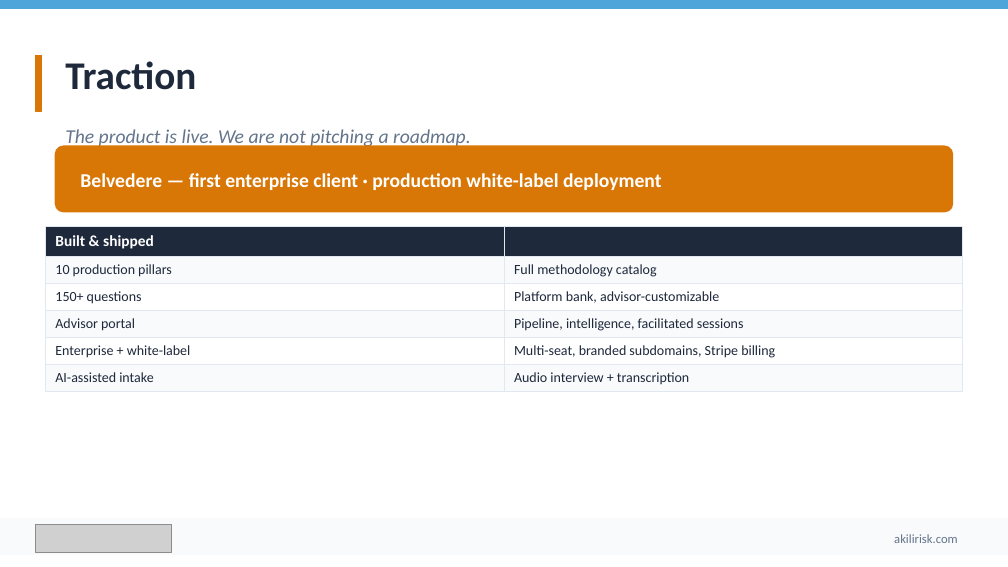
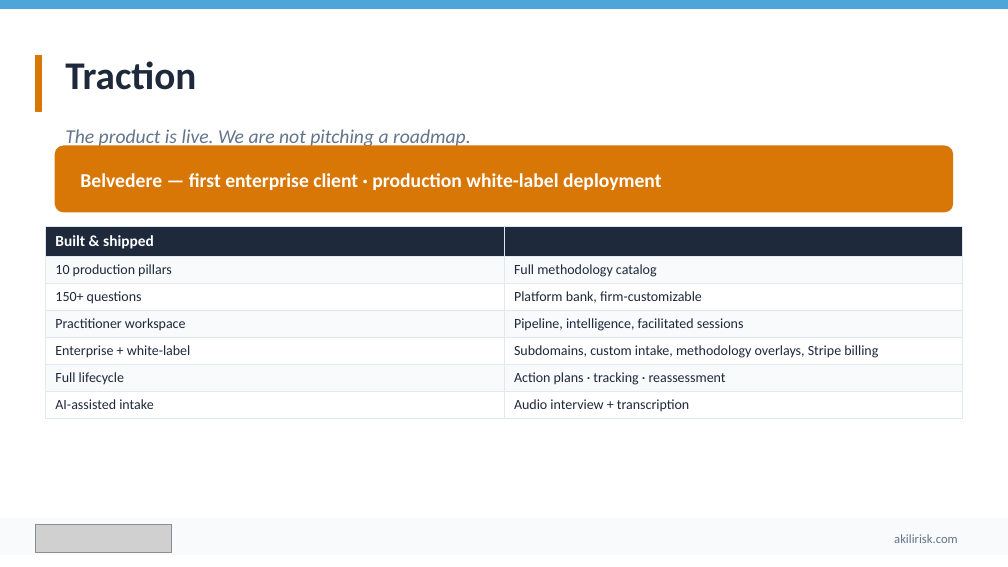
Before and after one commit to ebillyweb/AKILIRisk, a slide deck: slide 12 of docs/pitch-decks/Akili-Investor-Deck.pptx. Drawn at 1008x567 pixels with LibreOffice and Linux fonts; fonts in the diff are those of the drawing; grey boxes stand for pictures. Boxes give left, top, right and bottom in pixels: in the first picture for what was removed or moved away, otherwise in the second. Text is boxed around its words. In the diff, an @@ line names an element or a change of style, - is before the commit and + after.

Commit message:
refactor: update pitch deck content and positioning for professional firms
- Revised the pitch deck to emphasize AKILI as a governance intelligence platform for affluent families and the professional firms that serve them, rather than solely for wealth advisors.
- Updated key messaging across multiple slides to reflect a unified approach to family governance, highlighting the collaborative role of various professionals (CPAs, estate attorneys, etc.) in managing family risk.
- Enhanced descriptions of the product's features and benefits to align with the new positioning, ensuring clarity on the platform's value proposition for both families and professional firms.
- Adjusted the business model and market segmentation to better represent the diverse professional audience and their specific needs.
- Made corresponding updates to related documentation and outreach templates to maintain consistency in messaging.

```diff
--- a/docs/pitch-decks/Akili-Investor-Deck.pptx
+++ b/docs/pitch-decks/Akili-Investor-Deck.pptx
@@ table at (x1=45, y1=227, x2=963, y2=415) @@
-row 3: 150+ questions | Platform bank, advisor-customizable
-row 4: Advisor portal | Pipeline, intelligence, facilitated sessions
-row 5: Enterprise + white-label | Multi-seat, branded subdomains, Stripe billing
+row 3: 150+ questions | Platform bank, firm-customizable
+row 4: Practitioner workspace | Pipeline, intelligence, facilitated sessions
+row 5: Enterprise + white-label | Subdomains, custom intake, methodology overlays, Stripe billing
+row 6: Full lifecycle | Action plans · tracking · reassessment
```
Also in this commit, not shown: 11 other slides changed, 19 other files.
